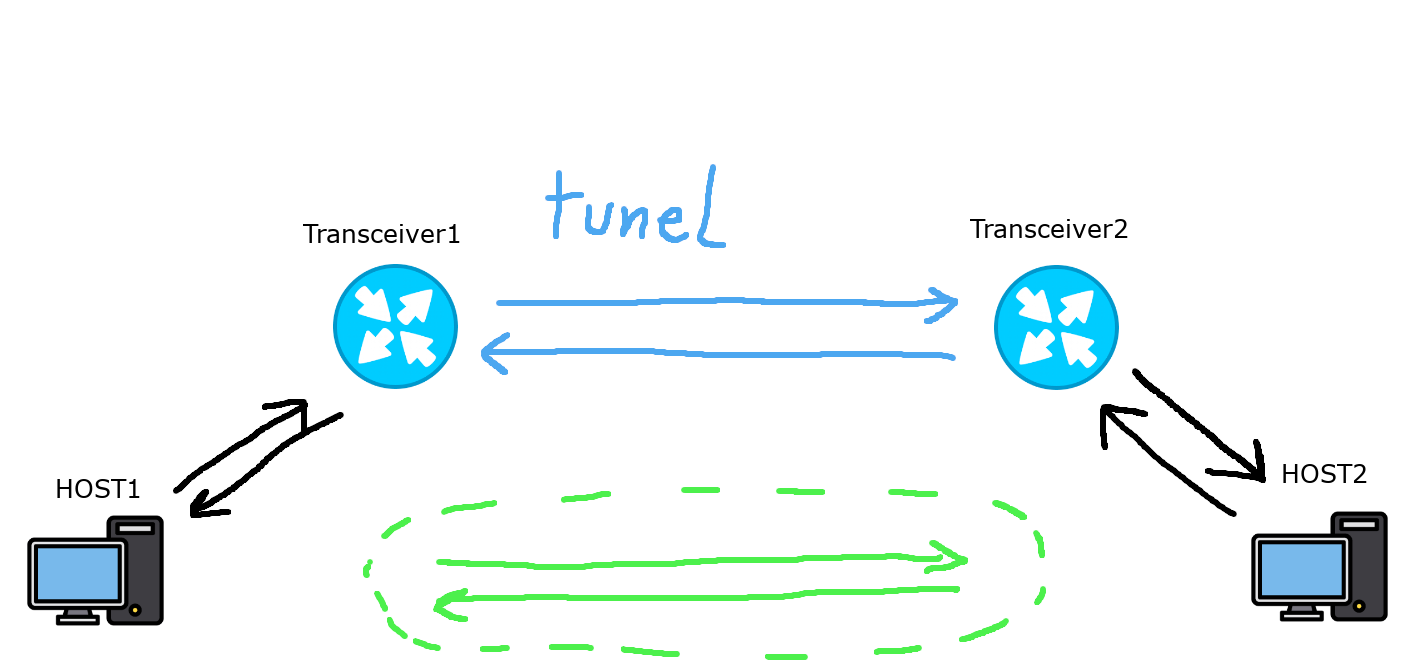
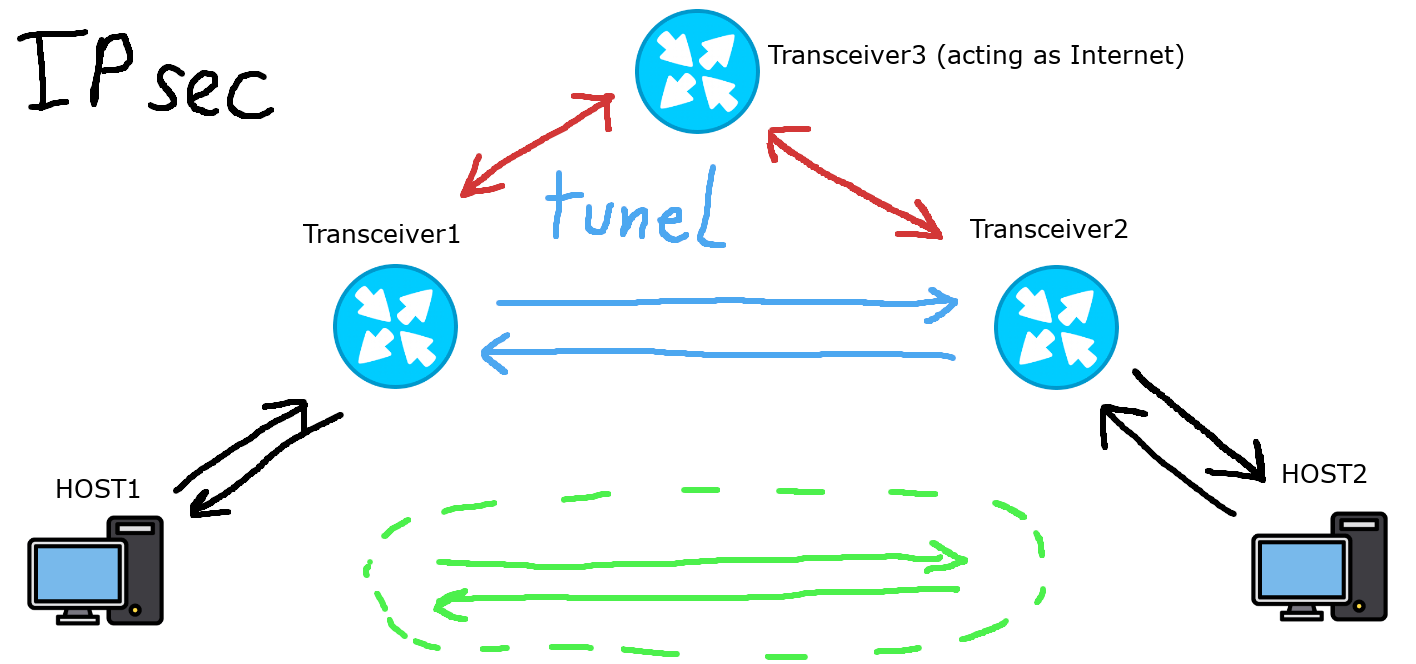
Before/after of a 1416×664 layered artwork. What changed in the layer stack:
added layer "Wklejona warstwa" above "Transceiver3 (acting as Inter..." over [635, 9, 760, 134]
added layer "Transceiver3 (acting as Inter..." above "docelowy schemat.png" over [768, 44, 1184, 69]
painted on "docelowy schemat.png" over [17, 29, 943, 240]
